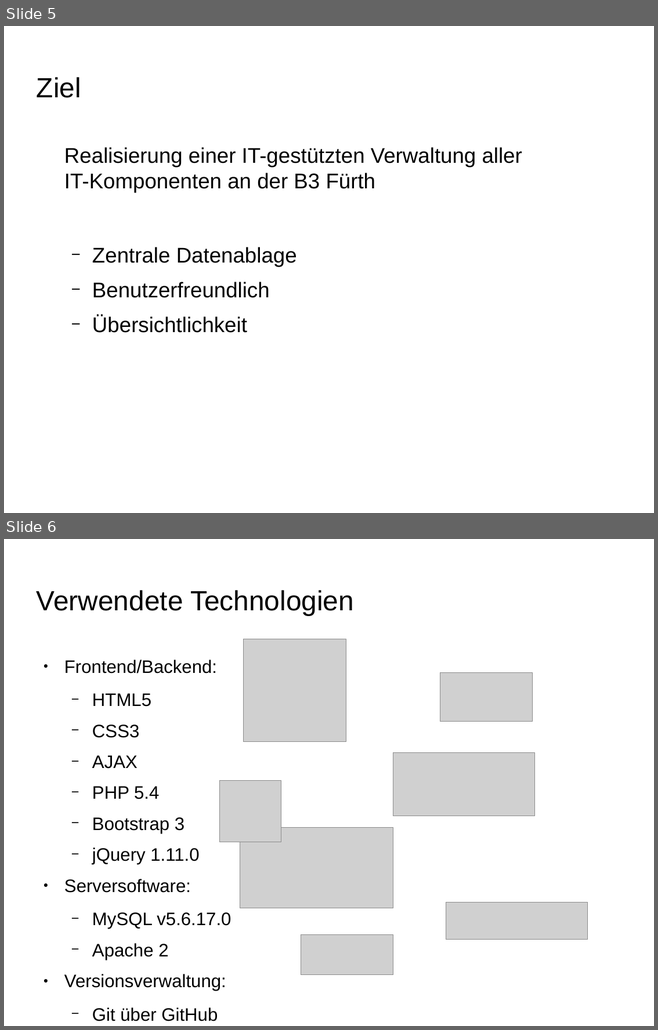
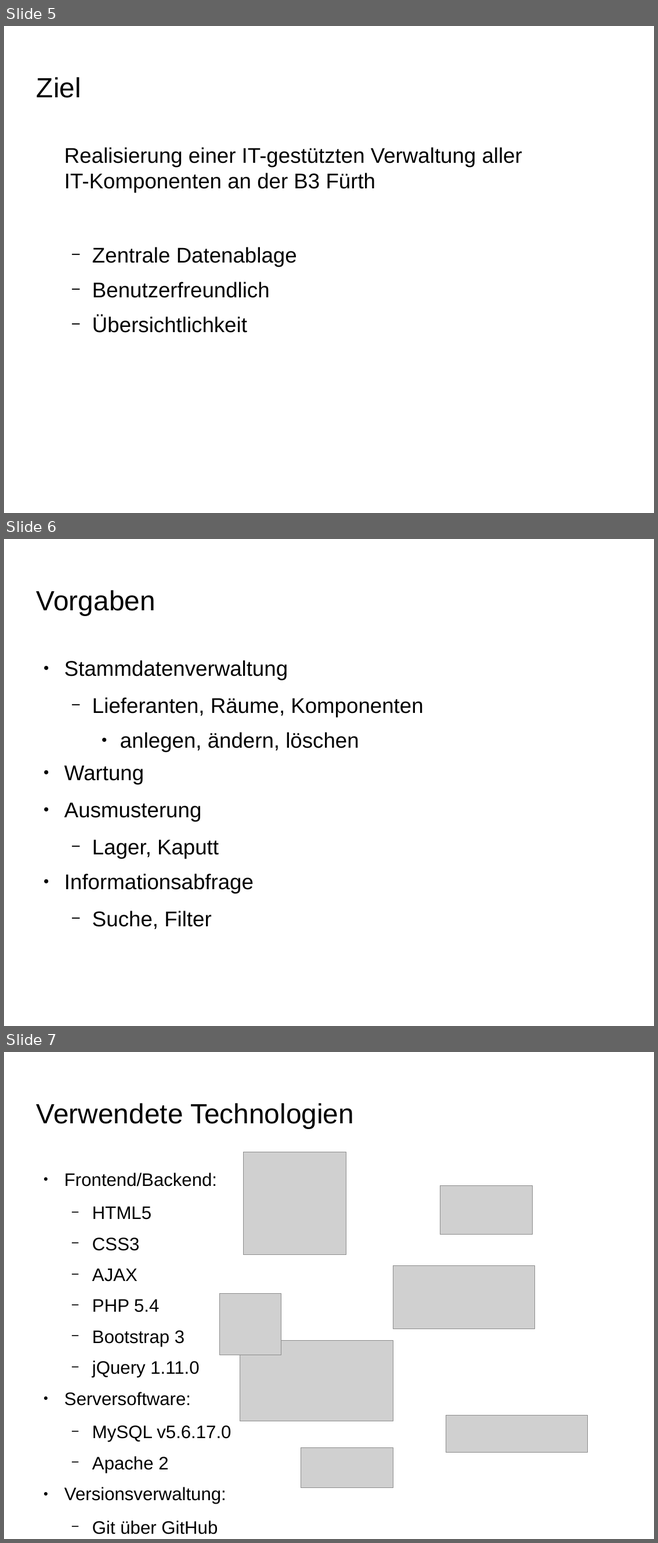
Before and after one commit to Projekt-IFA11D/components, a slide deck: organisation/presentation/finale_praesentation.odp. Shown one above the other, each under a label of ours: slides 5 and 6 before the commit, slides 5, 6 and 7 after it. The pictures are 658x1030 and 658x1543 pixels, drawn with LibreOffice and Linux fonts; fonts in the diff are those of the drawing; grey boxes stand for pictures; background and template pictures are left out. Boxes give left, top, right and bottom in pixels: in the first picture for what was removed or moved away, otherwise in the second. Text is boxed around its words. In the diff, an @@ line names an element or a change of style, - is before the commit and + after.

Commit message:
Update presentation

```diff
--- a/organisation/presentation/finale_praesentation.odp
+++ b/organisation/presentation/finale_praesentation.odp
@@ slide 6 added at (4, 539, 654, 1026), background picture (left out) @@
@@ title added at (36, 590, 155, 616), 33.9 pt, text #000000 @@
+Vorgaben
@@ text added at (64, 660, 423, 929), 26 pt, text #000000 @@
+● Stammdatenverwaltung
+  − Lieferanten, Räume, Komponenten
+    ● anlegen, ändern, löschen
+● Wartung
+● Ausmusterung
+  − Lager, Kaputt
+● Informationsabfrage
+  − Suche, Filter
@@ what was slide 6 is now slide 7 @@
```
Also in this commit, not shown: 4 other slides added.
